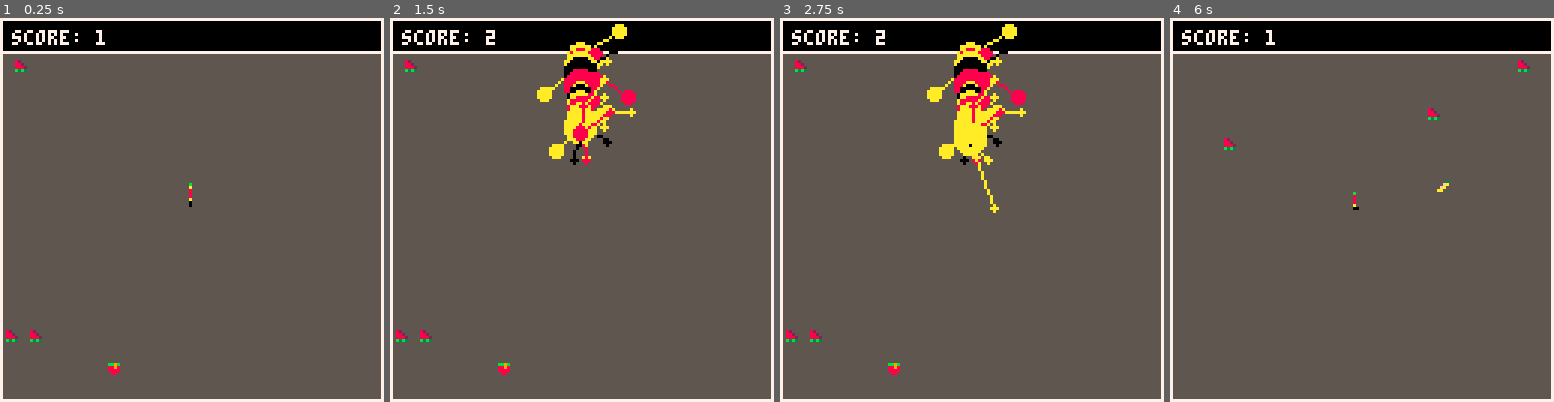
Above: before the commit, frames 1-4 (left to right).
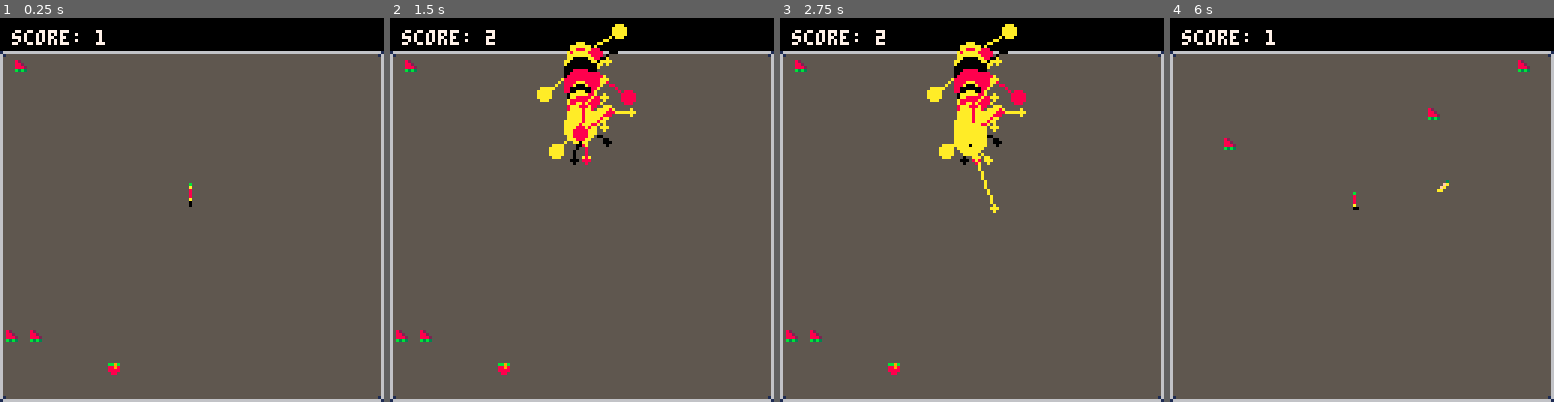
Above: after the commit, the same moments.

Repository: tmelot2/pico-8
Game: PICO-8 cartridge snake-dash/snake-dash-prototype.p8
Same seed, same stepped clock (60 frames per second), same inputs: the game is played once before the commit and once after it.
Inputs:
- Up to frame 1 (0.25 s): no input
- Up to frame 2 (1.5 s): tap O (Z key) at 0.33, 0.7, 1.43 s; tap X (X key) at 1.07 s
- Up to frame 3 (2.75 s): hold Left 1.97-2.37 s; tap X (X key) at 2.07, 2.4, 2.73 s; tap O (Z key) at 2.22 s; hold Down from 2.42 s (still down)
- Up to frame 4 (6 s): release Down at 2.82 s; hold Right 2.87-3.53 s; tap X (X key) every 0.33 s from 3.07 to 5.73 s; tap O (Z key) every 0.88 s from 3.1 to 5.75 s; hold Up 3.58-4.08 s; hold Right 4.13-4.53 s; hold Down 4.58-5.08 s; hold Left 5.13-5.8 s; hold Up from 5.85 s (still down)

The runs differ from the first frame. In frame 1, 3.9% of the frame differs, in the area x 0-100%, y 0-100%; in frame 2, 3.8%; in frame 3, 3.8%; in frame 4, 3.9%.

Commit message:
Update outline, maze

Diff:
--- a/maze1.p8
+++ b/maze1.p8
@@ -303,7 +303,7 @@
 end
 
 function drawplayertrail()
-	pdur=150
+	pdur=200
 	for par in all(pt) do
 		par.t+=frnd(2)
 		if par.t>pdur then
--- a/snake-dash/snake-dash-prototype.p8
+++ b/snake-dash/snake-dash-prototype.p8
@@ -406,8 +406,21 @@
   messagedraw()
   combodraw()
   -- border
-  rect(0,0,screenwidth,screenheight,7)
-  rect(0,0,screenwidth,11,7)
+  rect(0,11,screenwidth,screenheight,6)
+  -- rounded border
+  --ul
+  pset(0,11,1)
+  pset(1,12,1)
+  --ur
+  pset(screenwidth,11,1)
+  pset(screenwidth-1,12,1)
+  --dl
+  pset(0,screenheight,1)
+  pset(1,screenheight-1,1)
+  --dr
+  pset(screenwidth,screenheight,1)
+  pset(screenwidth-1,screenheight-1,1)
+  -- rect(0,11,screenwidth,11,7)
   -- text
   print("score: " .. score, 4, 4, 7)
 
@@ -474,9 +487,8 @@
 	end
 
 	-- outline
-	rectfill(x, y, x+w, y+h, 7)
+	rectfill(x, y, x+w, y+h, 6)
 	-- bg
-	rectfill(x+1, y+1, x+w-1, y+h-1, 1)
 	rectfill(x+1, y+1, x+w-1, y+h-1, 0)
 	-- progress
 	if percent<0.40 then
